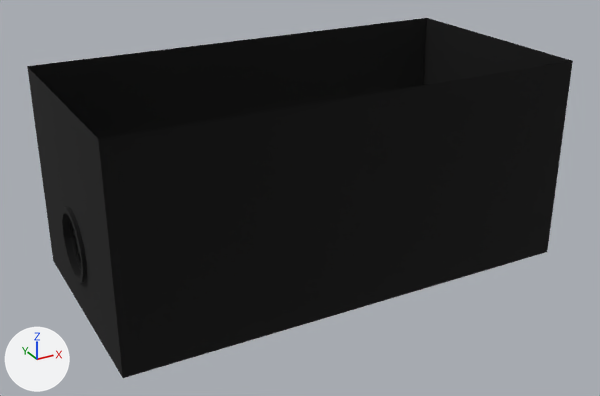
Before and after pictures for a commit that changed the FBX model Pre-Production/Art_Files/Maya_Files/FBX/Buildings/Tall_1/Middle.fbx.
Before and after are seen from a 50 mm camera at (-245.0, -1375.0, 1089.0) aimed at (388.0, -223.0, 513.0). Every picture has the same lights, and +X, +Y and +Z are marked at lower left. Where no turn or scale is listed for an object, it has been applied to the vertices.

Names of what the first picture shows: 'Middle'.
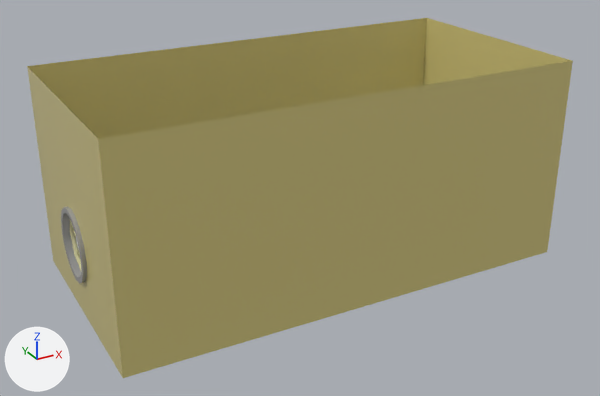
The newer file is also rescaled (x0.01), turned or shifted as a whole; pictures and numbers use the older file's frame.

The edits, one by one:
Material 'Stone' (mat_stone) is new.
Its base color is (0.33, 0.33, 0.33) (grey #9b9b9b).
Its roughness is 0.2.
Material 'Glass' (mat_glass) is new.
Its base color is (1.0, 1.0, 1.0) (white #ffffff).
Its roughness is 0.2.
Material 'Plaster' (mat_plaster) is new.
Its base color is (0.672, 0.585, 0.221) (yellow #d6c981).
Its roughness is 0.2.
Material 'Wood' (mat_wood) is new.
Its base color is (0.695, 0.662, 0.368) (beige #d9d5a3).
Its roughness is 0.2.
me_middle has 420 vertices, 400 faces and spans x -2.0..804.0, y -404.0..-4.0, z 387.0..743.0.
me_middle is used by ob_middle; location (0.0, 0.0, 0.0).
me_middle part 1: 240 of the faces centred in x 4.0..804.0, y -404.0..-4.0, z 393.0..723.0 switch from mat_initialshadinggroup (black #000000) to mat_plaster (yellow #d6c981).
me_middle part 2: 48 of the faces centred in x -2.0..4.0, y -262.0..-147.0, z 450.0..566.0 switch from mat_initialshadinggroup (black #000000) to mat_stone (grey #9b9b9b).
me_middle part 3: all 104 faces centred in x 9.0..15.0, y -254.0..-155.0, z 459.0..558.0 switch from mat_initialshadinggroup (black #000000) to mat_wood (beige #d9d5a3).
me_middle now uses material mat_glass (white #ffffff).

What differs and where, as boxes [x1, y1, x2, y2] in the pictures (600 x 396 px):
part 1 of me_middle, recoloured (black to yellow): [27, 18, 573, 378] in both
part 2 of me_middle, recoloured (black to grey): [61, 206, 87, 284] in both
part 3 of me_middle, recoloured (black to beige): [70, 220, 81, 270] in both
